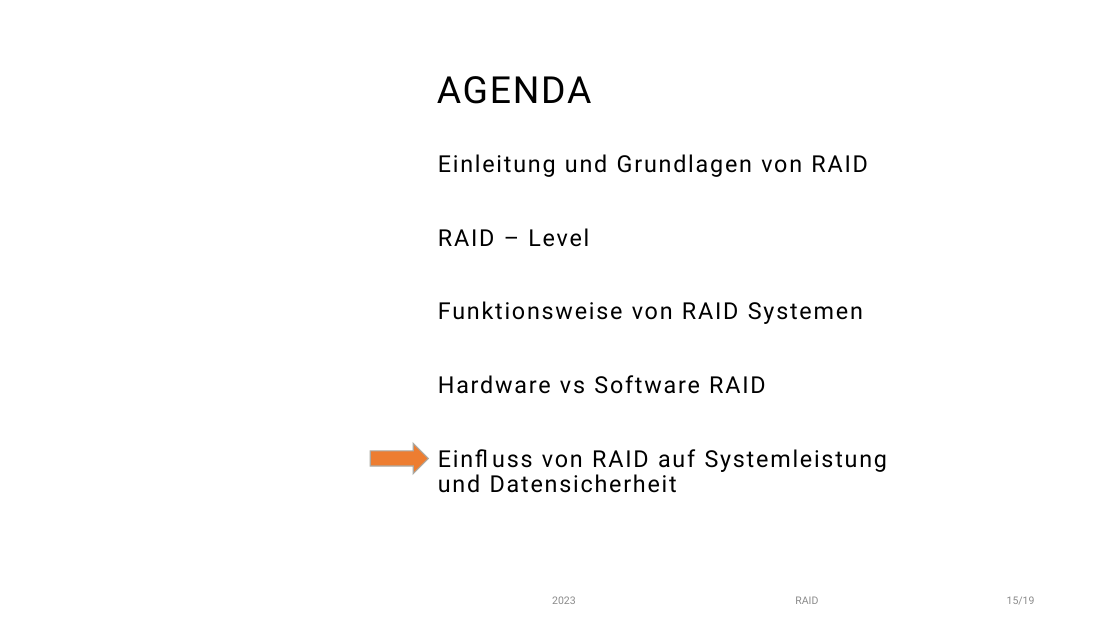
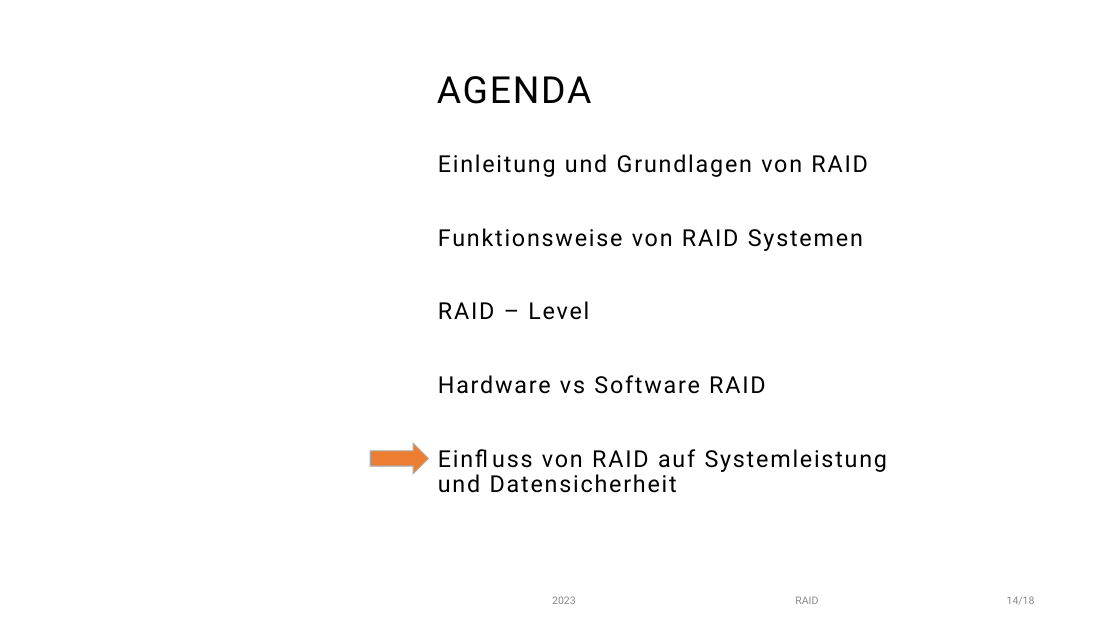
Before and after one commit to FyndetNeo/MultiMediDeutsch, a slide deck: slide 15 of RaidStand-15.01.24-v3.pptx (slide 16 before the commit). Drawn at 1120x630 pixels with LibreOffice and Linux fonts; fonts in the diff are those of the drawing; background and template pictures are left out. Boxes give left, top, right and bottom in pixels: in the first picture for what was removed or moved away, otherwise in the second. Text is boxed around its words. In the diff, an @@ line names an element or a change of style, - is before the commit and + after.

```diff
--- a/RaidStand-15.01.24-v3.pptx
+++ b/RaidStand-15.01.24-v3.pptx
@@ text at [438,228,863,251]: paragraph added @@
+Funktionsweise von RAID Systemen
@@ text at [438,301,863,324]: paragraph removed @@
-Funktionsweise von RAID Systemen
@@ text at [1007,596,1035,604]: text changed @@
-15/19
+14/18
```
Also in this commit, not shown: 17 other slides changed, 1 slide removed.
